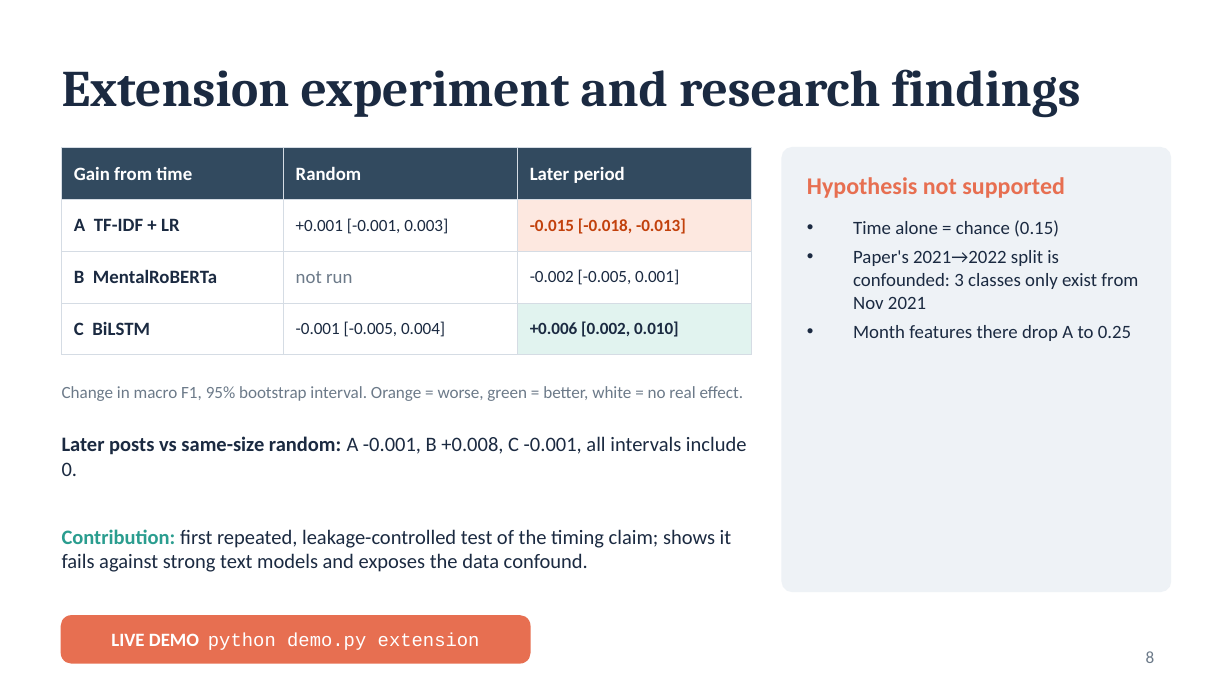
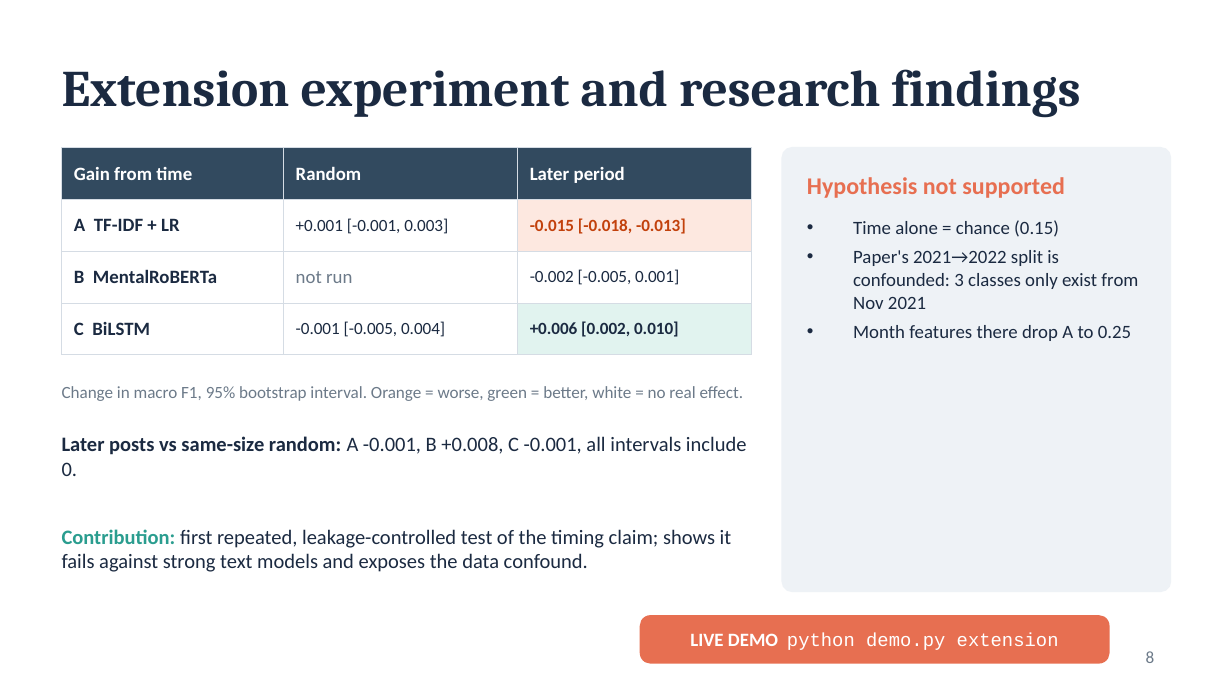
Before and after one commit to Abhinavxox/reddit-mental-health-timing, a slide deck: slide 8 of slides/Phase1_Final_Presentation.pptx. Drawn at 1232x693 pixels with LibreOffice and Linux fonts; fonts in the diff are those of the drawing. Boxes give left, top, right and bottom in pixels: in the first picture for what was removed or moved away, otherwise in the second. Text is boxed around its words. In the diff, an @@ line names an element or a change of style, - is before the commit and + after.

```diff
--- a/slides/Phase1_Final_Presentation.pptx
+++ b/slides/Phase1_Final_Presentation.pptx
@@ text "LIVE DEMO python demo.py extension": place and size @@
-text "LIVE DEMO python demo.py extension" at bbox=[111, 633, 480, 650]
+text "LIVE DEMO python demo.py extension" at bbox=[690, 633, 1059, 650]
@@ rounded rectangle: place and size @@
-rounded rectangle at bbox=[62, 616, 530, 663]
+rounded rectangle at bbox=[641, 616, 1109, 663]
```
Also in this commit, not shown: 1 other slide changed, 6 other files.
